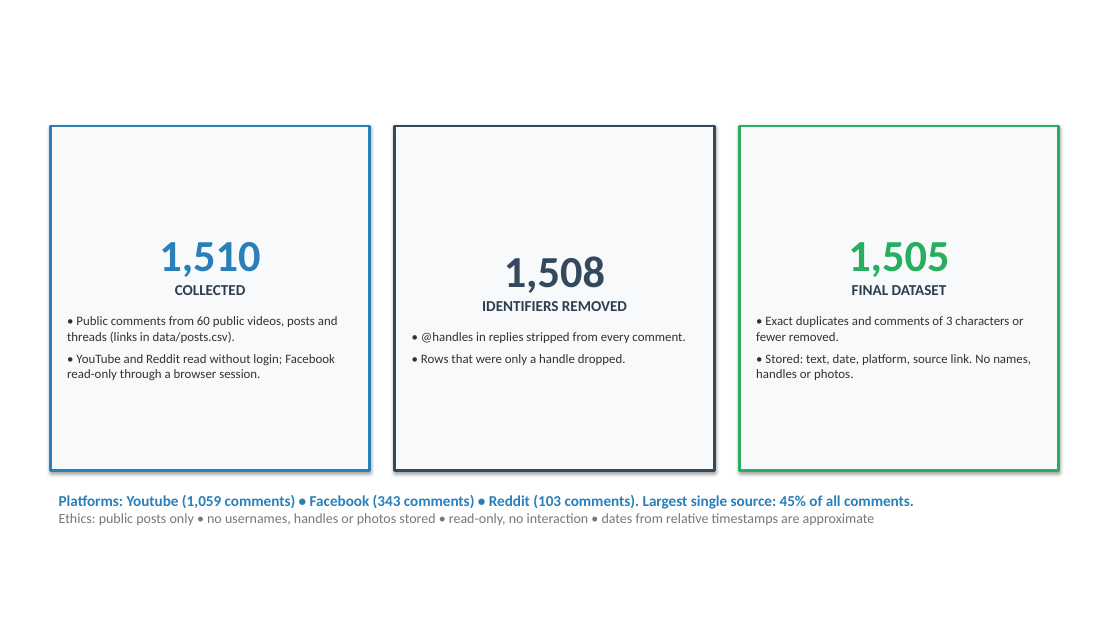
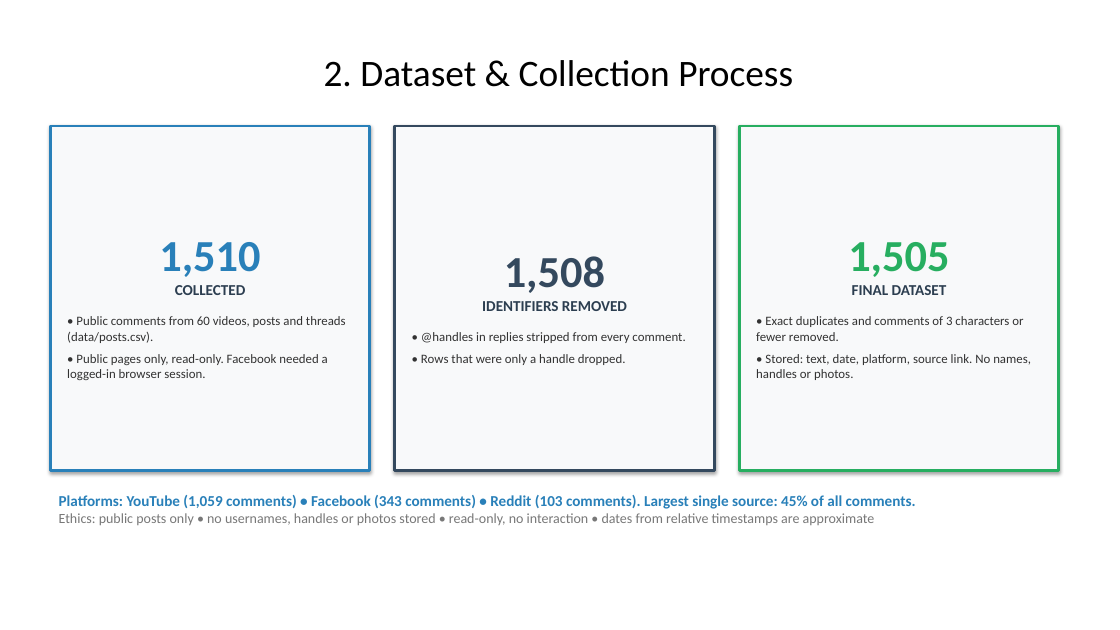
Before and after one commit to msallsundaee/Sentiment-Analysis, a slide deck: slide 3 of results/Sentiment_Analysis_Inflation.pptx. Drawn at 1120x630 pixels with LibreOffice and Linux fonts; fonts in the diff are those of the drawing. Boxes give left, top, right and bottom in pixels: in the first picture for what was removed or moved away, otherwise in the second. Text is boxed around its words. In the diff, an @@ line names an element or a change of style, - is before the commit and + after.

```diff
--- a/results/Sentiment_Analysis_Inflation.pptx
+++ b/results/Sentiment_Analysis_Inflation.pptx
@@ title added at <box>324,60,793,87</box>, 32 pt, text #000000 @@
+2. Dataset & Collection Process
@@ text in rectangle at <box>67,316,346,380</box>: text changed @@
-• Public comments from 60 public videos, posts and threads (links in data/posts.csv).
-• YouTube and Reddit read without login; Facebook read-only through a browser session.
+• Public comments from 60 videos, posts and threads (data/posts.csv).
+• Public pages only, read-only. Facebook needed a logged-in browser session.
@@ text at <box>59,495,916,509</box>: text changed @@
-Platforms: Youtube (1,059 comments) • Facebook (343 comments) • Reddit (103 comments). Largest single source: 45% of all comments.
+Platforms: YouTube (1,059 comments) • Facebook (343 comments) • Reddit (103 comments). Largest single source: 45% of all comments.
```
Also in this commit, not shown: 10 other slides changed, 12 other files.
